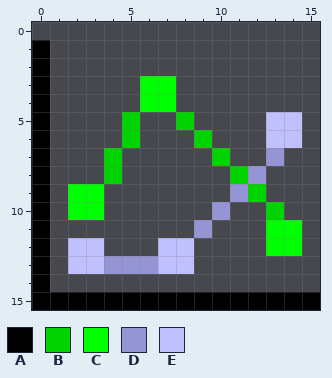
Pixel-art sprite -- kchart/toolbar/locolor/lo16-action-lines.png. The first picture shows the starting point.
The file is 16x16 pixels.
Palette (. is transparent): A #000000  B #00d300  C #00ff00  D #9595d6  E #c0c0ff
After the commit:
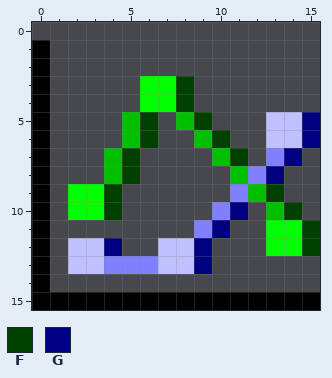
Colours new in this view: F #004000  G #000080
The exact change:
colour B: #00d300 -> #00c000
colour D: #9595d6 -> #8080ff
Changed rows in their new state; - is a pixel that keeps its letter.
first column x 4:
 3 ----F-------
 4 ----F-------
 5 --F--F-----G
 6 --F---F----G
 7 -F-----F--G-
 8 -F-------G--
 9 F--------F--
10 F------G--F-
11 ------G----F
12 G----G-----F
13 -----G------
